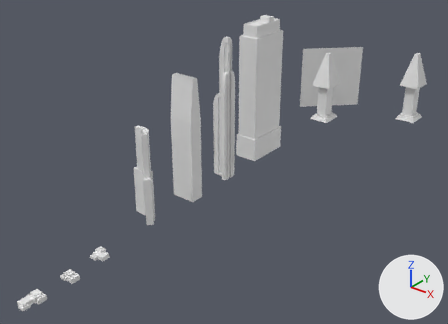
One commit to the Blender file Assets/_Blender/BLD1.blend: the scene before it, then after it.
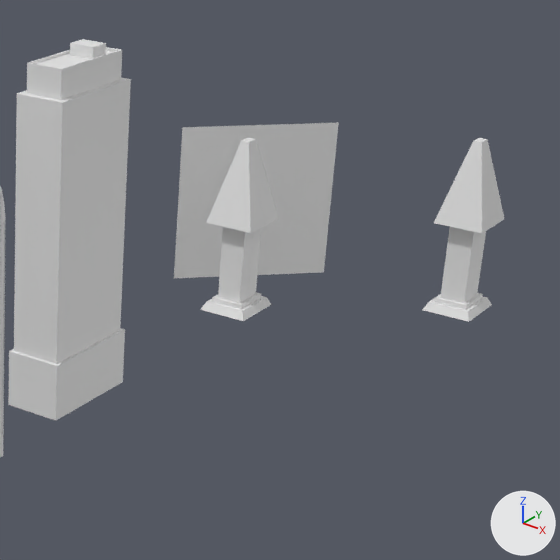
Each version is shown whole from a 50 mm camera at (86276.0, -171302.0, 73850.0) aimed at (-27.0, -63423.0, 6965.0), then close up on the part from 52% to 100% of the width and 0% to 66% of the height. Arrows for +X, +Y and +Z are at lower right; the lights stay in place. Materials are left out; every surface is plain grey.

The scene before the commit, as lines of its bpy script (objects in view):
```python
me_cube_001 = bpy.data.meshes.new('Cube.001')
me_cube_001.from_pydata(...)  # 40 vertices, 25 faces; spans x -3443.0..3443.0, y -3009.0..3006.0, z 5.0..21006.0
me_cube_001.materials.append(mat_base)
me_cube_001.materials.append(mat_red)
me_cube_001.materials.append(mat_brown)
me_cube_001.materials.append(mat_lines)
me_cube_001.materials.append(mat_black)
me_plane = bpy.data.meshes.new('Plane')
me_plane.from_pydata([(-1.0, -1.0, 0.0), (1.0, -1.0, 0.0), (-1.0, 1.0, 0.0), (1.0, 1.0, 0.0)], [], [(0, 1, 3, 2)])
me_plane.materials.append(mat_material)
me_wild_town_004 = bpy.data.meshes.new('wild town.004')
me_wild_town_004.from_pydata(...)  # 388 vertices, 290 faces; spans x -76.0..54.0, y 0.0..918.0, z -50.0..54.0
me_wild_town_004.materials.append(mat_black_001)
ob_bld01_base = bpy.data.objects.new('BLD01_base', me_cube_001)
ob_bld01_base.location = (16800.0, 9800.0, 0.0)
ob_bld01_base.rotation_euler = (0.0, 0.0, 1.571)  # degrees (0, 0, 90)
_m = ob_bld01_base.modifiers.new('Wireframe', 'WIREFRAME')
_m.thickness = 30.0
_m.use_replace = False
_m.material_offset = 5
ob_buildinga_005 = bpy.data.objects.new('BuildingA.005', me_wild_town_004)
ob_buildinga_005.location = (-3900.0, -58600.0, 0.0)
ob_buildinga_005.rotation_euler = (1.571, 0.0, 0.0)  # degrees (90, 0, 0)
ob_buildinga_005.scale = (40.0, 40.0, 40.0)
ob_image = bpy.data.objects.new('Image', me_plane)
ob_image.location = (-10000.0, 6000.0, 9000.0)
ob_image.rotation_euler = (-1.571, 0.0, 3.927)  # degrees (-90, 0, 225)
ob_image.scale = (10000.0, 10000.0, 1.0)
# also in view: 'Highrise_24' at (-5900.0, -40400.0, 18784.0); 'MASTER' at (-4400.0, -7000.0, 10506.0)
```
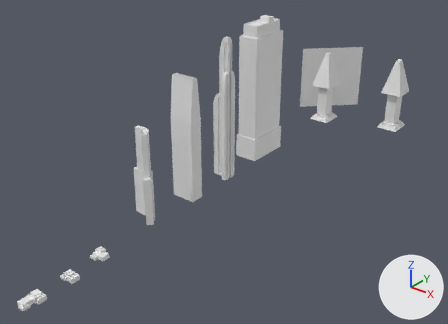
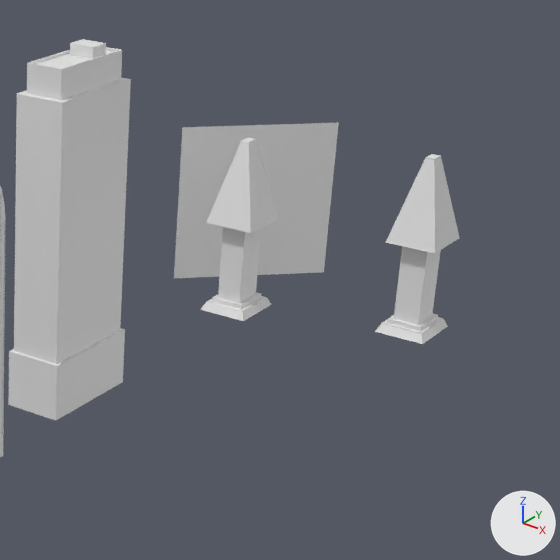
Where the newer file only moved an object's origin or applied its transform, the numbers keep the older frame.

Changed parts and their boxes [x1, y1, x2, y2] in the close-ups (560 x 560 px):
'BLD01_base', moved
    before: [422, 138, 504, 322]
    after: [375, 154, 459, 344]

The edits, one by one:
Object 'BLD01_base' (ob_bld01_base) moves from (16800.0, 9800.0, 0.0) to (15378.0, 0.0, 0.0).
